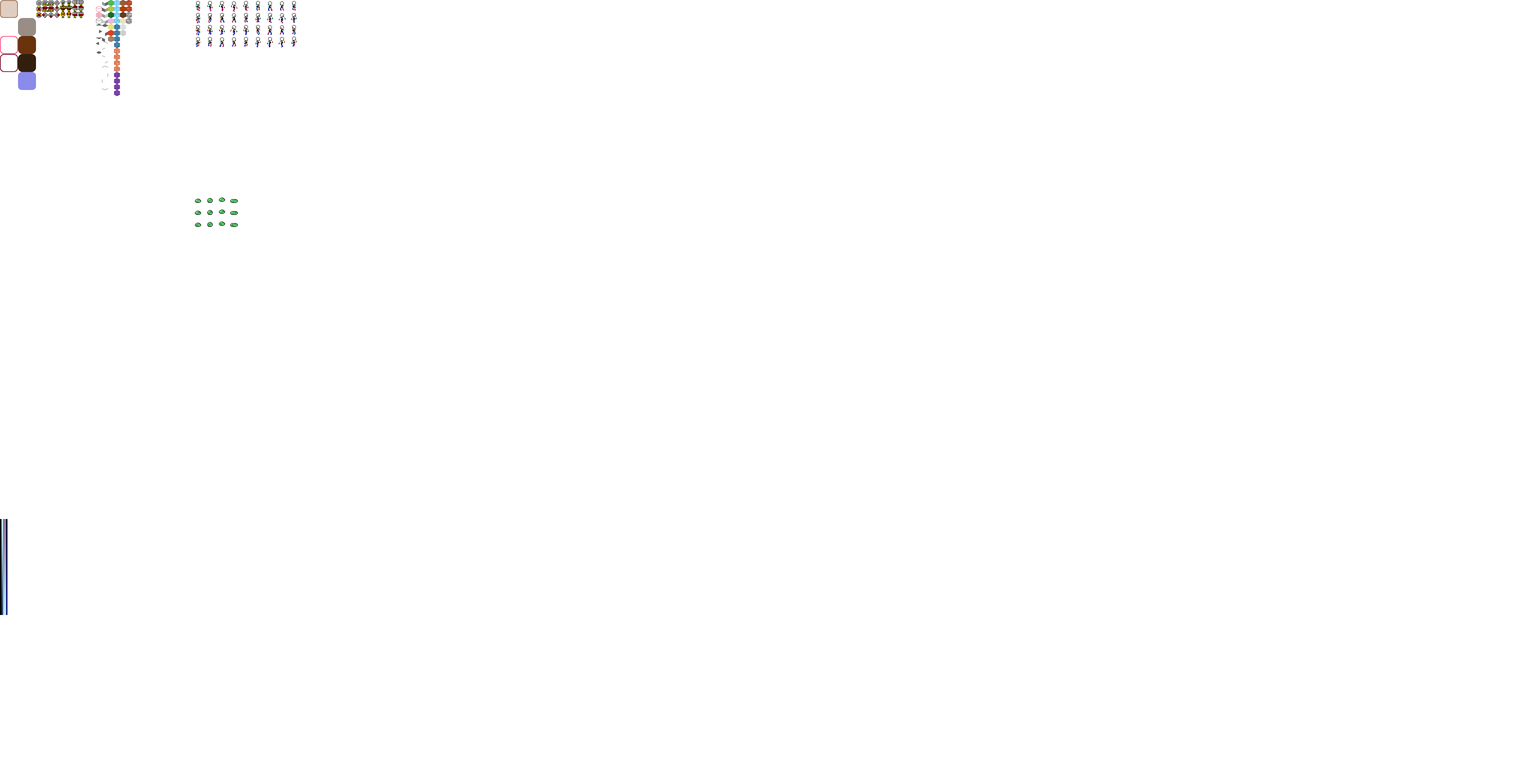
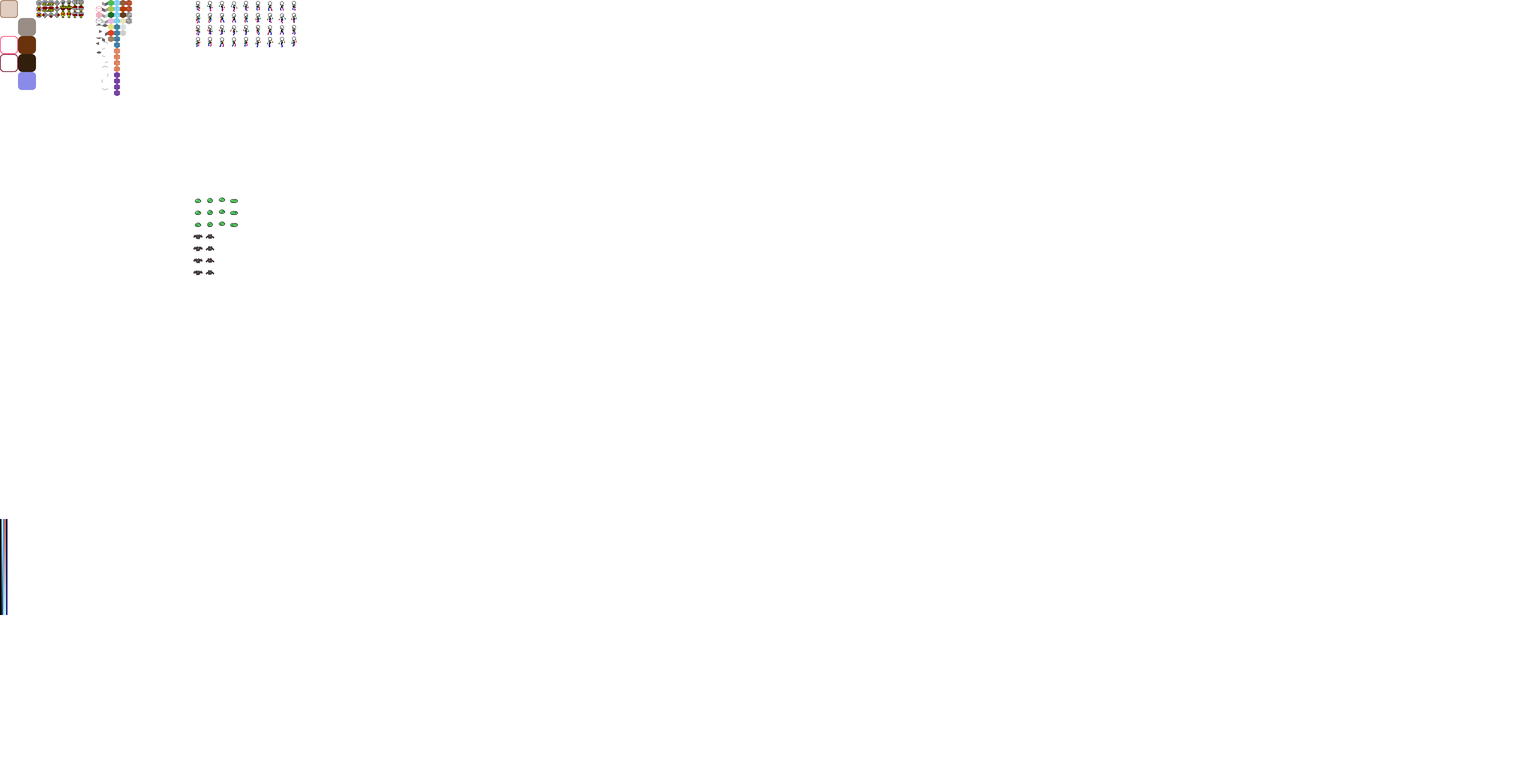
Two versions of the same layered image (1536×768). Layer-by-layer changes:
painted on "GUI and World" over [193, 233, 215, 276]
